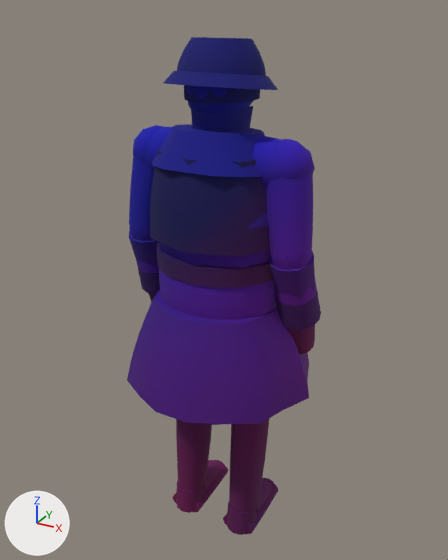
What one commit did to the glTF model assets/kit/skel_sexton.glb.
Rendered twice from a camera (50 mm lens) standing at (0.93, -1.658, 1.827) and looking at (-0.005, 0.042, 0.977). The lights are fixed; the arrows at lower left show +X, +Y and +Z. The picture after the commit comes second. Vertices at exactly the same position are counted once.

The first picture shows 'sexton'.
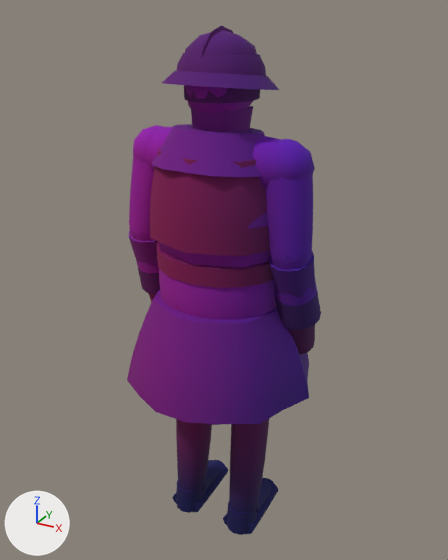
The change, as a list of edits to the scene's bpy script:
```text
Change me_sexton:
    used by ob_sexton; location = (0.0, 0.0, 0.0)
    remove me_sexton.from_pydata(...)  # 2848 vertices, 5420 faces; spans x -0.34..0.34, y -0.31..0.31, z -0.01..1.75
    add me_sexton.from_pydata(...)  # 2916 vertices, 5548 faces; spans x -0.34..0.34, y -0.31..0.31, z -0.01..1.78
    me_sexton part 1: a new loose piece, an icosphere of 80 faces spanning x -0.11..0.1, y -0.1..0.14, z 1.58..1.77, in mat_m_iron
    me_sexton part 2
    23 vertices are removed from x -0.1..0.13, y -0.08..0.12, z 1.64..1.75
    86 faces are deleted
    8 vertices in x -0.11..0.11, y -0.08..0.13, z 1.71..1.72 move by (0.0, 0.0, -0.01)
    4 vertices move from x -0.1..0.08, y -0.09..-0.02, z 1.71..1.72 to x -0.11..0.08, y -0.09..-0.02, z 1.7..1.72
    43 vertices are added at x -0.11..0.12, y -0.1..0.14, z 1.58..1.78
    6 new vertices lie (0.0, 0.04, 0.05) away from vertices in x -0.02..0.01, y -0.08..0.08, z 1.63..1.68
    134 new faces join them, mat_m_iron
    me_sexton part 3: 5255 kept faces spanning x -0.34..0.34, y -0.31..0.31, z -0.01..1.74 get new vertex colours
```

Location of each change, (x1, y1, x2, y2) in pixels of the pictures (448 x 560 px):
'sexton', reshaped
    before: (127, 37, 321, 535)
    after: (127, 26, 321, 535)
part 1 of me_sexton, added (purple)
    after: (185, 30, 257, 57)
part 2 of me_sexton, cut back
    before: (179, 37, 273, 83)
    after: (178, 26, 273, 83)
part 3 of me_sexton, recoloured
    both: (127, 55, 321, 535)
